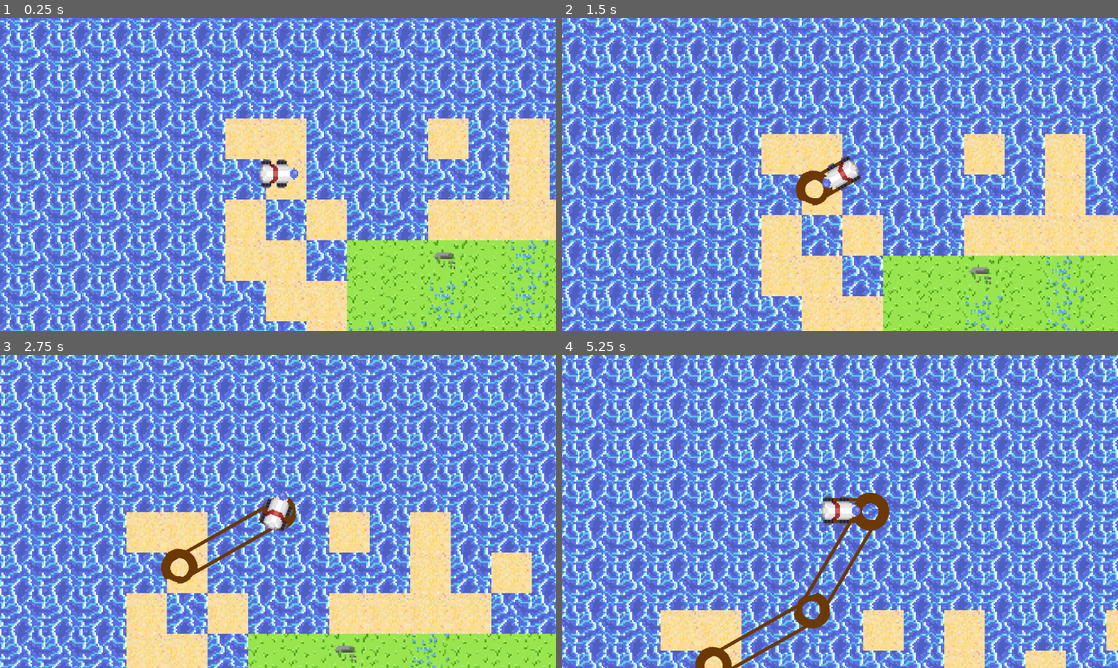
Above: before the commit, frames 1-4 (two rows, left to right).
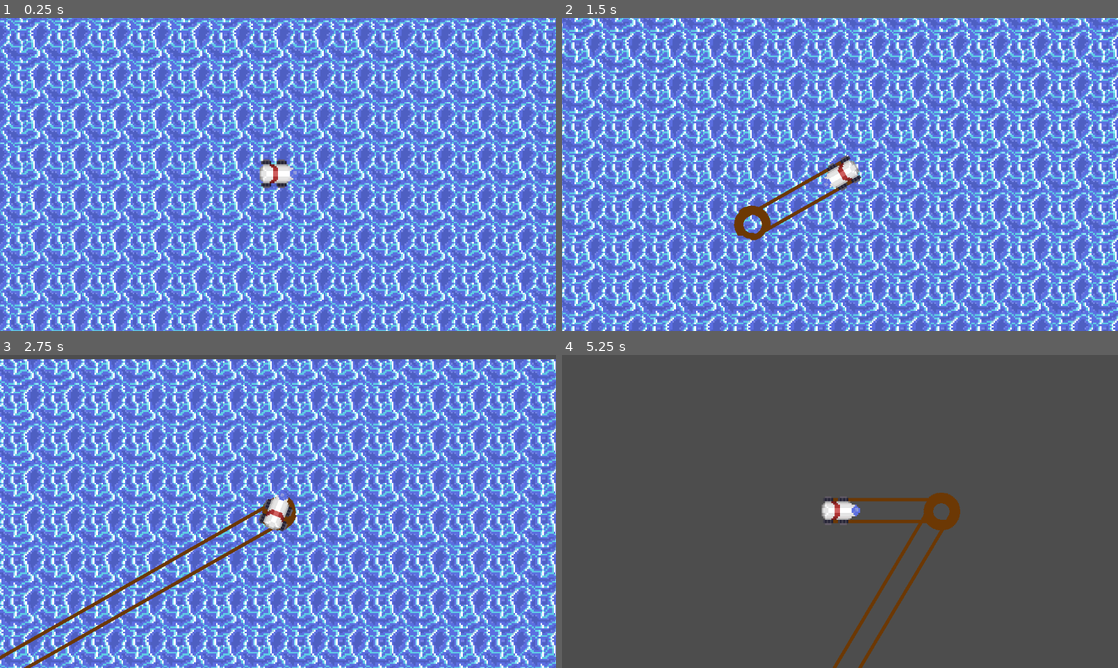
Above: after the commit, the same moments.

Repository: rowanmurdock/EnvironmentExplorationGame
Game: Godot game, scene res://main.tscn
The game is run twice, just before and just after one commit, with the same random seed, the same clock (stepped at 60 frames per second) and the same inputs.
Inputs:
- Up to frame 1 (0.25 s): no input
- Up to frame 2 (1.5 s): tap Enter at 0.5 s; hold Right (ui_right) 0.53-1.28 s; hold Down (ui_down) from 1.28 s (still down)
- Up to frame 3 (2.75 s): release Down (ui_down) at 2.03 s; hold Right (ui_right) from 2.03 s (still down)
- Up to frame 4 (5.25 s): release Right (ui_right) at 2.78 s; hold Up (ui_up) 2.78-3.53 s; hold Left (ui_left) 3.53-5.03 s; hold Down (ui_down) from 5.03 s (still down)

The runs differ from the first frame. In frame 1, 25% of the frame differs, in the area x 40-100%, y 32-100%; in frame 2, 79%; in frame 3, 75%; in frame 4, 99%, in the area x 0-100%, y 0-100%.

Commit message:
made simple walker land generation algorithm, made create beach algorithm but currently has a bug where some beaches are placed incorrectly

Diff:
--- a/Main.gd
+++ b/Main.gd
@@ -1,30 +1,61 @@
 extends Node2D
 
 @onready var tilemap = $TileMap
+@export var width = 100
+@export var height = 50
+@export var land_tiles = [ 1, 2, 3, 4, 5, 6]
+
+func generate_base():
+	var ocean_tile_id = 0
+	for x in range(width):
+		for y in range(height):
+			tilemap.set_cell(0, Vector2i(x, y), ocean_tile_id, Vector2i(0, 0))
+
+
+func generate_land_mass(start_pos := Vector2i(width / 2, height / 2), steps := 3000):
+	var pos = start_pos
+	for i in range(steps):
+		var rand_tile = land_tiles[randi() % land_tiles.size()]
+		tilemap.set_cell(0, Vector2i(pos.x, pos.y), rand_tile, Vector2i(0, 0))
+		tilemap.set_cell(0, Vector2i(pos.x+1, pos.y), rand_tile, Vector2i(0, 0))
+		tilemap.set_cell(0, Vector2i(pos.x-1, pos.y), rand_tile, Vector2i(0, 0))
+		tilemap.set_cell(0, Vector2i(pos.x, pos.y+1), rand_tile, Vector2i(0, 0))
+		tilemap.set_cell(0, Vector2i(pos.x, pos.y-1), rand_tile, Vector2i(0, 0))
+
+		var direction = randi() % 4
+		match direction:
+			0: pos.x += 1
+			1: pos.x -= 1
+			2: pos.y += 1
+			3: pos.y -= 1
+
+		pos.x = clamp(pos.x, 5, width - 5)
+		pos.y = clamp(pos.y, 5, height - 5)
+
+
+
+func get_neighboring_tiles_list(pos: Vector2i) -> Array:
+	var res = []
+	res.append(Vector2i(pos.x+1,pos.y))
+	res.append(Vector2i(pos.x-1,pos.y))
+	res.append(Vector2i(pos.x,pos.y+1))
+	res.append(Vector2i(pos.x,pos.y-1))
+	return res
+
+
+
+func generate_beaches():
+	for x in range(width):
+		for y in range(height):
+			var current = Vector2i(x,y)
+			if tilemap.get_cell_source_id(0, current) == 0:
+				for tile in get_neighboring_tiles_list(current):
+					if tilemap.get_cell_source_id(0, tile) in (land_tiles):
+						tilemap.set_cell(0, Vector2i(tile.x, tile.y-1), 8, Vector2i(0, 0))
 
 
 func _ready():
 	randomize()
-	var width = 1000
-	var height = 500
-	var tile_ids = [1, 2, 3, 4, 5, 6, 7]
-	var ocean_tile_id = 0
-	var border_tile_ids = [0, 8]
-	var border_width = 7
-
-	for x in range(width):
-		for y in range(height):
-			var is_ocean = (
-				x < border_width or x >= width - border_width or
-				y < border_width or y >= height - border_width
-			)
-			var is_border = ((x <= 993 and x > 990) or (x >= 7 and x < 10) or (y <= 493 and y > 490) or (y >= 7 and y < 10))
-
-			if is_ocean:
-				tilemap.set_cell(0, Vector2i(x, y), ocean_tile_id, Vector2i(0, 0))
-			elif is_border:
-				var rand_tile = border_tile_ids[randi() % border_tile_ids.size()]
-				tilemap.set_cell(0, Vector2i(x, y), rand_tile, Vector2i(0, 0))
-			else:
-				var rand_tile = tile_ids[randi() % tile_ids.size()]
-				tilemap.set_cell(0, Vector2i(x, y), rand_tile, Vector2i(0, 0))
+	generate_base()
+	generate_land_mass()
+	generate_beaches()
--- a/rover.gd
+++ b/rover.gd
@@ -1,6 +1,6 @@
 extends CharacterBody2D
 
-@export var speed = 90
+@export var speed = 300
 @export var rotation_speed = 3.5
 @export var trail_length = 5000
 @export var right_wheel_offset = Vector2(5, 6)
@@ -14,7 +14,7 @@
 var rotation_direction = 0
 
 func _ready():
-	position = Vector2(200, 200)
+	position = Vector2i(200, 200)
 	right_trail.z_index = 0
 	z_index = 2
 
